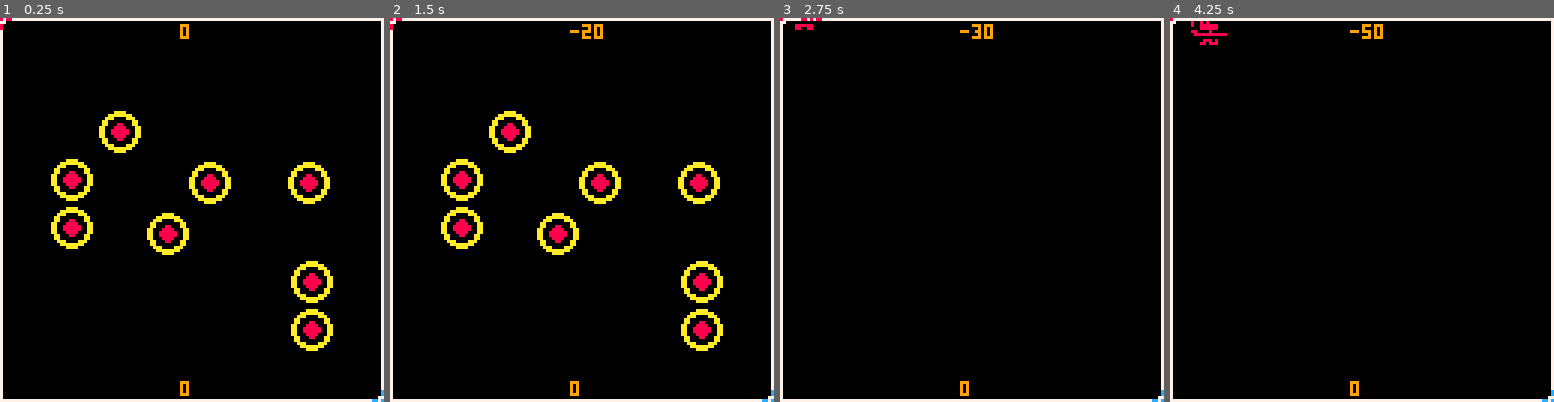
Above: before the commit, frames 1-4 (left to right).
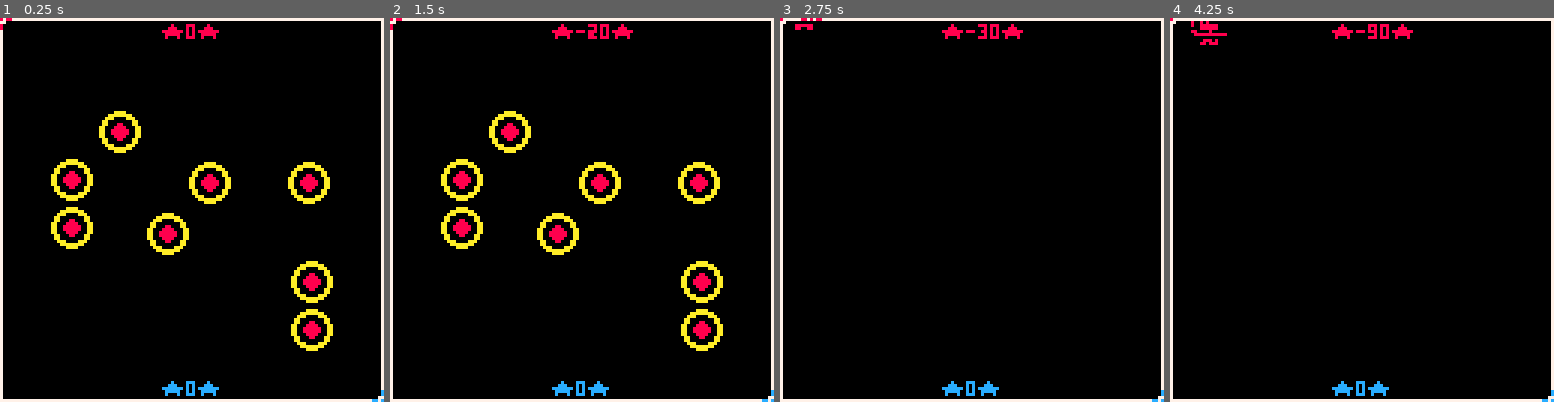
Above: after the commit, the same moments.

Repository: GerodruS/gj240120
Game: PICO-8 cartridge game.p8
Two runs of this game, one before a commit and one after it. Both use one fixed random seed, a clock stepped at 60 frames per second and the inputs below.
Inputs (mouse positions are in pixels of both pictures, inside the frame that each line leads up to):
- Up to frame 1 (0.25 s): no input
- Up to frame 2 (1.5 s): tap X (X key) at 0.33, 1.07 s; click (670, 121) at 0.67 s; tap O (Z key) at 0.7 s; click (436, 267) at 1.22 s
- Up to frame 3 (2.75 s): hold Right 1.6-2.1 s; tap O (Z key) at 1.7, 2.1, 2.5 s; click (887, 114) at 1.77 s; tap X (X key) at 1.85 s; hold Up 2.15-2.42 s; click (952, 259) at 2.32 s; hold Right from 2.47 s (still down)
- Up to frame 4 (4.25 s): click (1404, 106) at 2.87 s; tap O (Z key) every 0.4 s from 2.9 to 4.1 s; tap X (X key) at 2.97, 4.08 s; release Right at 3.03 s; hold Left 3.08-3.58 s; click (1465, 256) at 3.42 s; hold Down 3.63-3.97 s; click (1231, 102) at 3.97 s; hold Right from 4.02 s (still down)

The runs differ from the first frame. In frame 1, 0.7% of the frame differs, in the area x 42-58%, y 1-99%; in frame 2, 0.8%, in the area x 42-64%, y 1-99%; in frame 3, 0.8%; in frame 4, 0.8%.

Commit message:
Added init_game function

Diff:
--- a/game.p8
+++ b/game.p8
@@ -2,6 +2,7 @@
 version 18
 __lua__
 function _init()
+ fizzlefader=new_fizzlefader()
  cls()
  player_offset=3
  players_start={
@@ -12,22 +13,18 @@
  enable_mouse=false
  if (enable_mouse) poke(0x5f2d,1)
 
- players={
-  {0,0},
-  {127,127}
- }
-
- scores={0,0}
-
+ players={{},{}}
+ scores={}
  targets={}
- generate_targets()
-
- fizzlefader=new_fizzlefader()
+
+ init_game()
 end
 
 function _update60()
  if count(targets)==0 then
-	 if (btnp(🅾️)) generate_targets()
+	 if btnp(🅾️) then
+   init_game()
+	 end
 	 return
  end
 
@@ -92,11 +89,12 @@
  map(0,0,0,0)
 
  if count(targets)==0 then
-	 color(9)
-	 print('player 1: ' .. scores[1],25,58)
-	 print('player 2: ' .. scores[2],25,64)
-	 color(7)
-	 print('press 🅾️ to continue',25,70)
+  color(8)
+  print('player 1: ★'..scores[1]..'★',25,58)
+  color(12)
+  print('player 2: ★'..scores[2]..'★',25,64)
+  color(7)
+  print('press 🅾️ to continue',25,70)
   return
  end
 
@@ -119,11 +117,23 @@
  spr(1,players[1][1]-player_offset,players[1][2]-player_offset)
  spr(2,players[2][1]-player_offset,players[2][2]-player_offset)
 
- color(9)
- print(scores[1],60,2)
- print(scores[2],60,127-6)
+ color(8)
+ print('★'..scores[1]..'★',54,2)
+ color(12)
+ print('★'..scores[2]..'★',54,127-6)
+-- color(7) print(stat(1),6,127-6)
 end
 -->8
+function init_game()
+ players[1][1]=0
+ players[1][2]=0
+ players[2][1]=127
+ players[2][2]=127
+ scores[1]=0
+ scores[2]=0
+ generate_targets()
+end
+
 function equal(a,b)
  return a[1]==b[1] and a[2]==b[2]
 end
